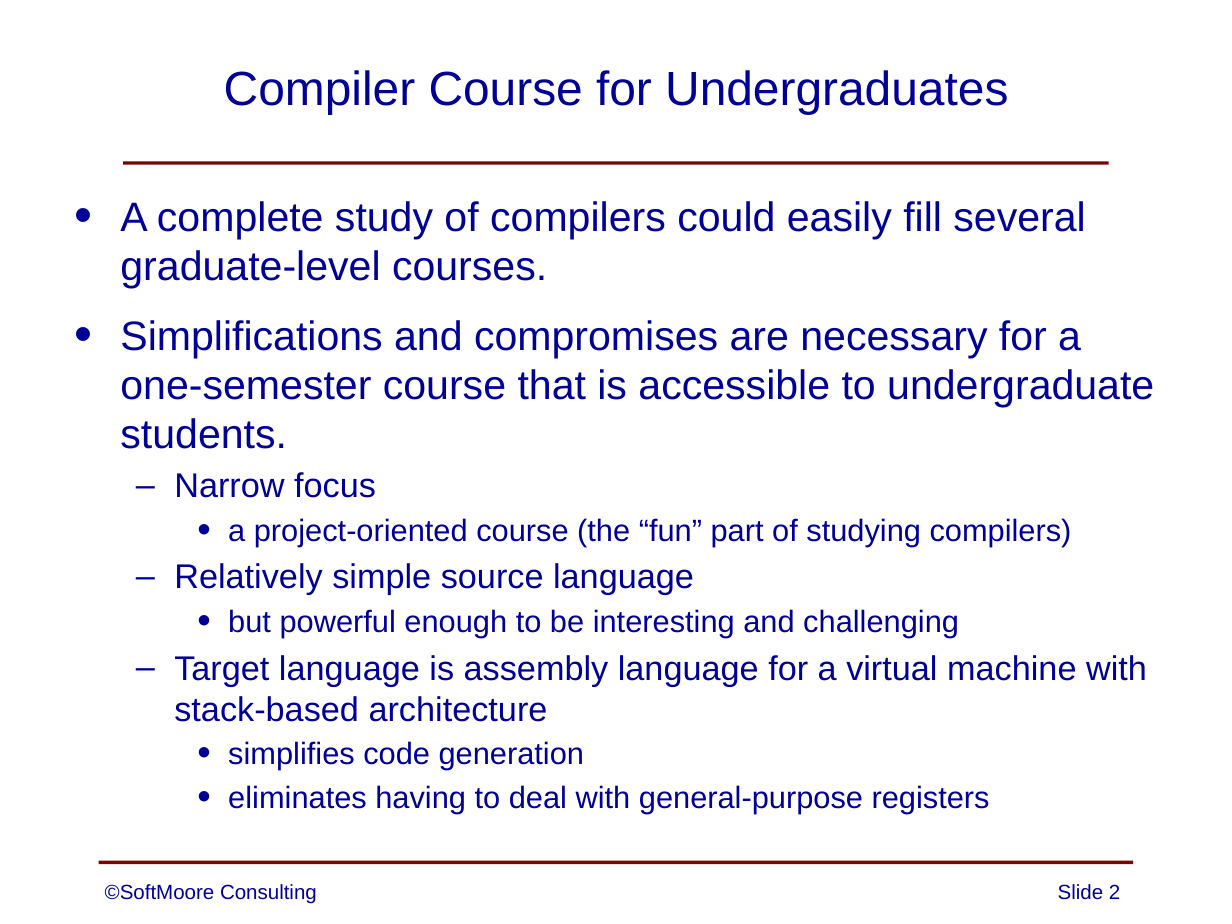
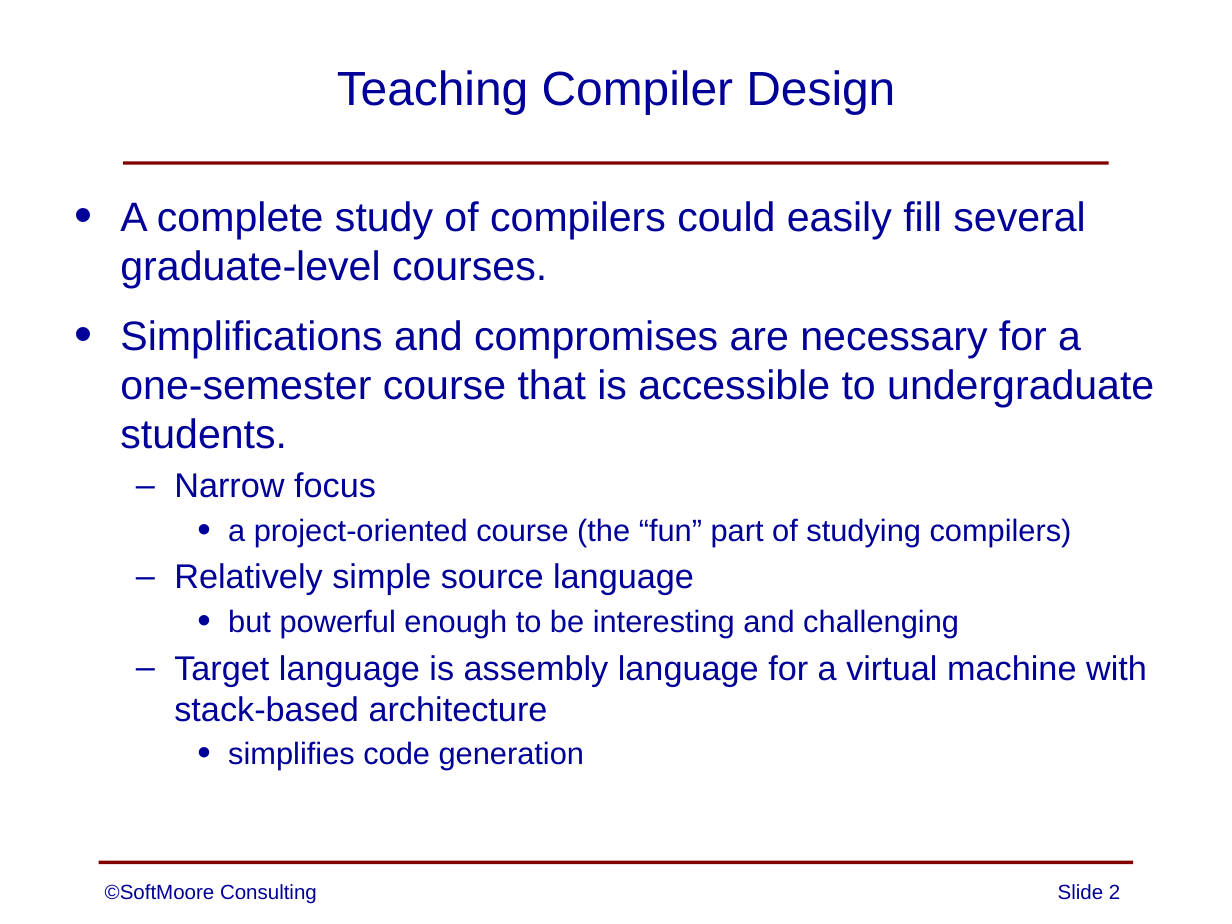
Before and after one commit to SoftMoore/CPRL-Kt, a slide deck: slide 2 of PowerPoint/00 - Teaching Compiler Design.pptx. Drawn at 1232x924 pixels with LibreOffice and Linux fonts; fonts in the diff are those of the drawing. Boxes give left, top, right and bottom in pixels: in the first picture for what was removed or moved away, otherwise in the second. Text is boxed around its words. In the diff, an @@ line names an element or a change of style, - is before the commit and + after.

```diff
--- a/PowerPoint/00 - Teaching Compiler Design.pptx
+++ b/PowerPoint/00 - Teaching Compiler Design.pptx
@@ title at (x1=337, y1=70, x2=895, y2=114): text changed @@
-Compiler Course for Undergraduates
+Teaching Compiler Design
@@ text at (x1=228, y1=785, x2=990, y2=813): paragraph removed @@
-    • eliminates having to deal with general-purpose registers
```
Also in this commit, not shown: 9 other slides changed, 1 slide removed, 3 other files.
